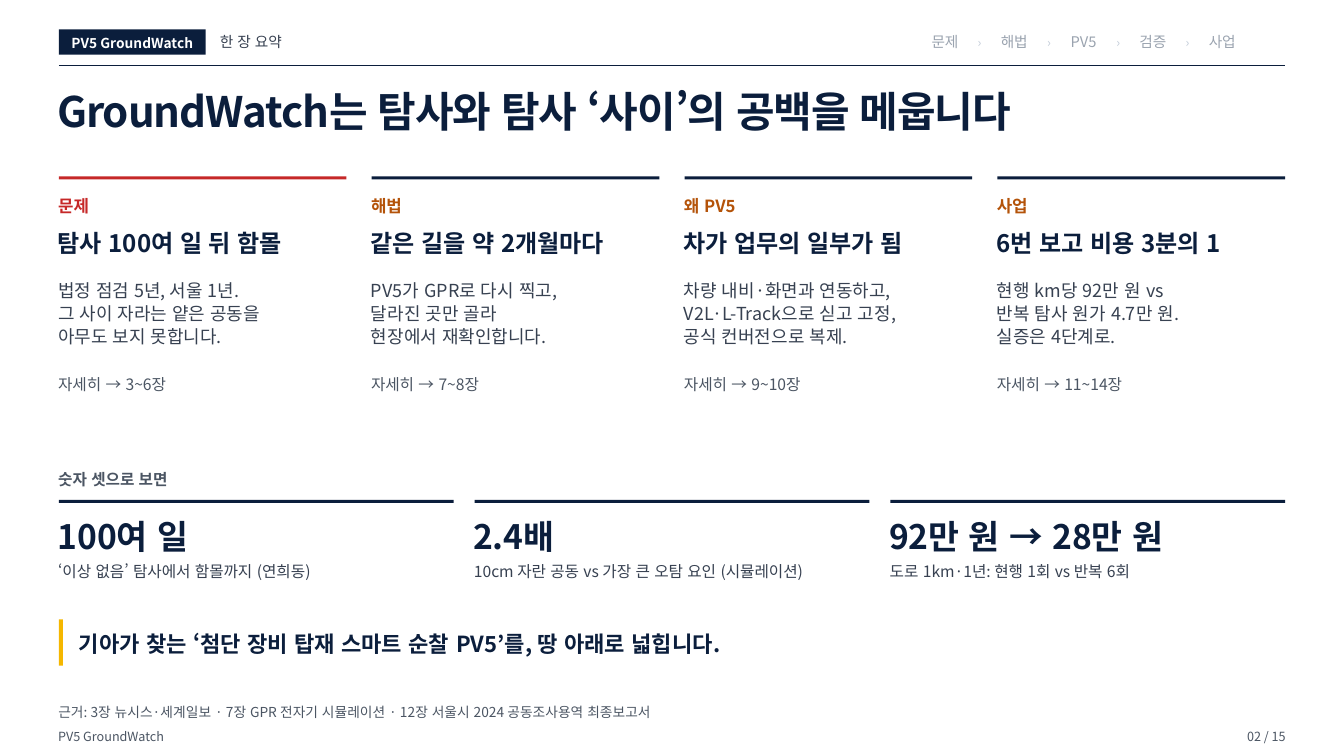
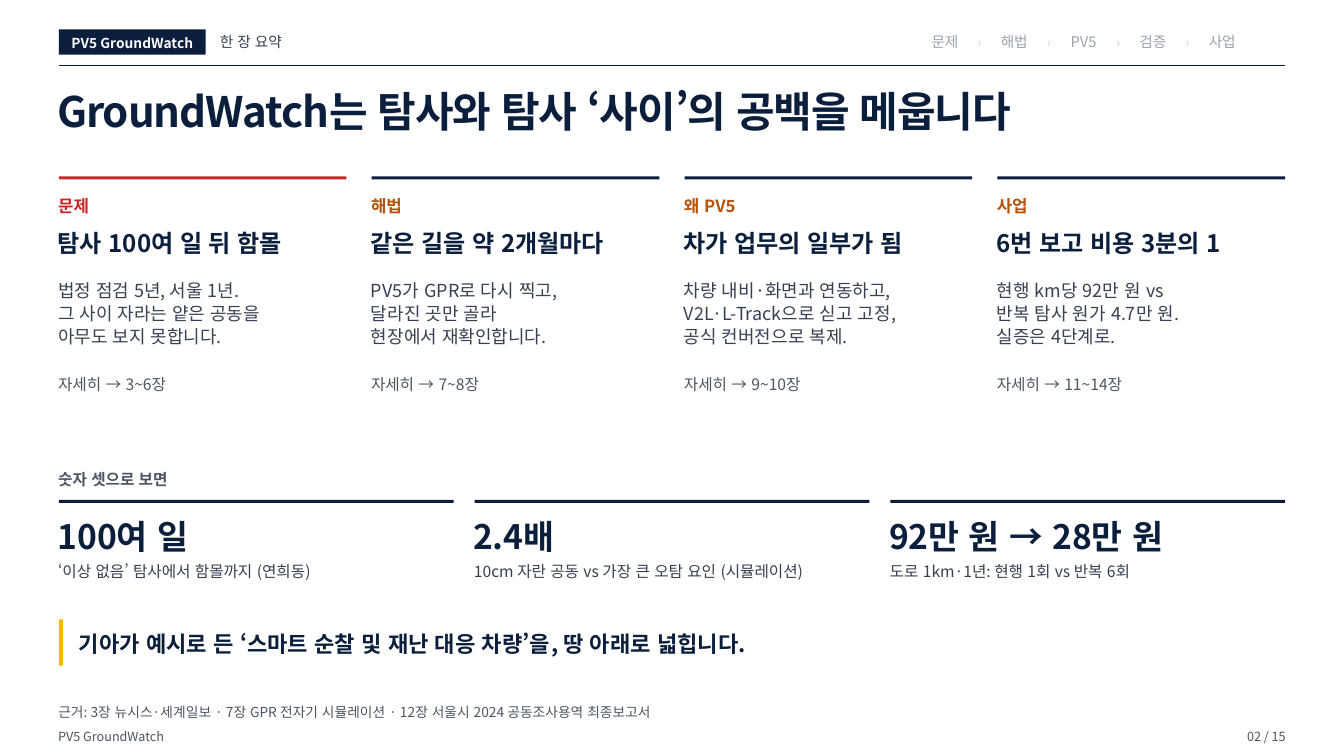
Before and after one commit to woojin-choe/pv5-hose-lab, a slide deck: slide 2 of ppt_all/PV5_GroundWatch_10_23.pptx. Drawn at 1344x756 pixels with LibreOffice and Linux fonts; fonts in the diff are those of the drawing. Boxes give left, top, right and bottom in pixels: in the first picture for what was removed or moved away, otherwise in the second. Text is boxed around its words. In the diff, an @@ line names an element or a change of style, - is before the commit and + after.

```diff
--- a/ppt_all/PV5_GroundWatch_10_23.pptx
+++ b/ppt_all/PV5_GroundWatch_10_23.pptx
@@ text at bbox=[79, 632, 746, 657]: text changed @@
-기아가 찾는 ‘첨단 장비 탑재 스마트 순찰 PV5’를, 땅 아래로 넓힙니다.
+기아가 예시로 든 ‘스마트 순찰 및 재난 대응 차량’을, 땅 아래로 넓힙니다.
```
Also in this commit, not shown: 4 other slides changed, 10 other files.
